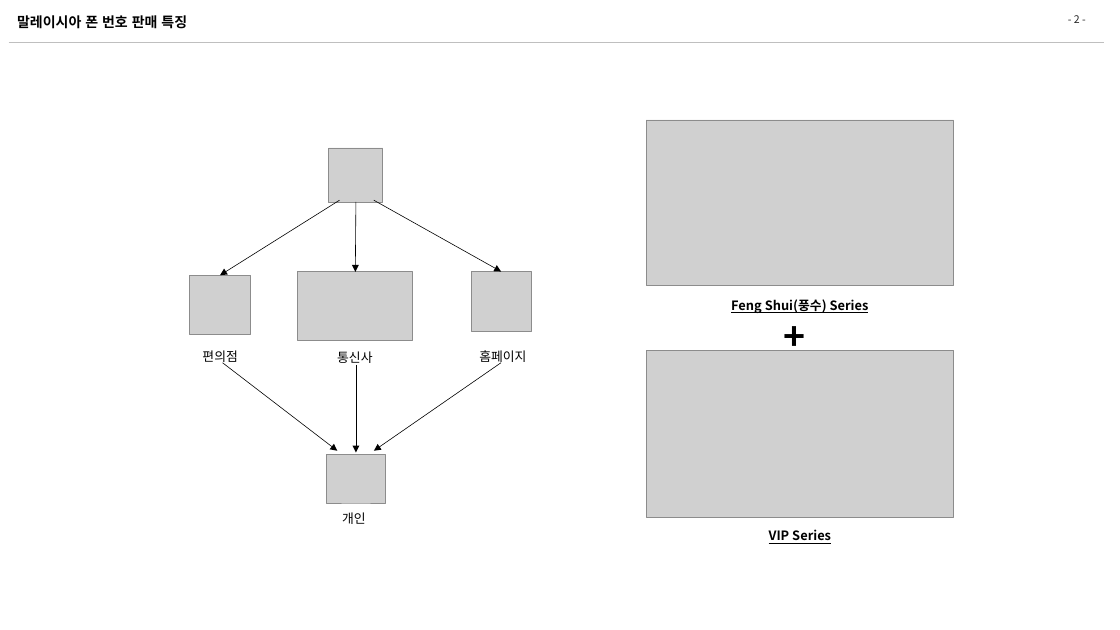
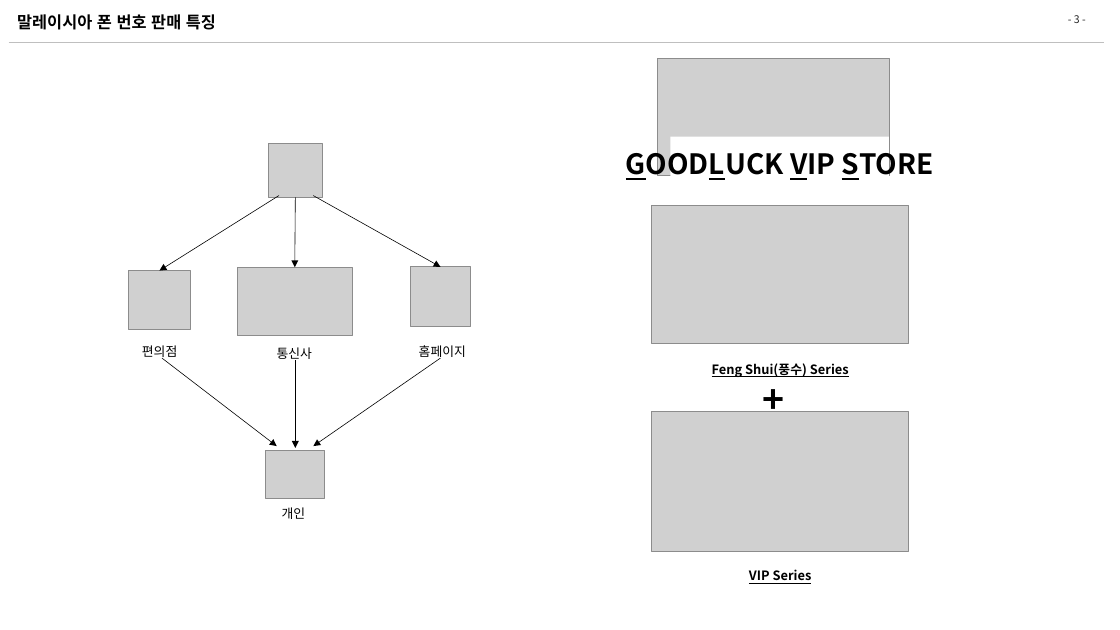
Before and after one commit to zhengze00/SpringBoot-MariaDB-master, a slide deck: slide 3 of Project File/[SK C&C] 인턴PT_오정택.pptx (slide 2 before the commit). Drawn at 1120x630 pixels with LibreOffice and Linux fonts; fonts in the diff are those of the drawing; grey boxes stand for pictures. Boxes give left, top, right and bottom in pixels: in the first picture for what was removed or moved away, otherwise in the second. Text is boxed around its words. In the diff, an @@ line names an element or a change of style, - is before the commit and + after.

```diff
--- a/Project File/[SK C&C] 인턴PT_오정택.pptx
+++ b/Project File/[SK C&C] 인턴PT_오정택.pptx
@@ title "말레이시아 폰 번호 판매 특징" at <box>17,14,216,30</box>: size 12 to 14 pt @@
@@ picture added at <box>658,58,890,175</box> @@
@@ picture removed at <box>646,120,954,286</box> @@
@@ rectangle added at <box>670,137,889,181</box>, fill #FFFFFF, 24 pt, text #000000, bold @@
+GOODLUCK VIP STORE
@@ picture added at <box>652,205,909,344</box> @@
@@ rectangle removed at <box>775,308,813,348</box> @@
-+
@@ 6 arrows, 5 pictures, 3 texts, 1 rectangle: place and size @@
-6 arrows, 5 pictures, 3 texts, 1 rectangle at <box>189,148,531,526</box>
+6 arrows, 5 pictures, 3 texts, 1 rectangle at <box>129,144,471,521</box>
@@ text "Feng Shui(풍수) Series": place and size @@
-text "Feng Shui(풍수) Series" at <box>731,299,869,313</box>
+text "Feng Shui(풍수) Series" at <box>712,363,849,377</box>
@@ text added at <box>754,381,786,402</box>, 32 pt, text #000000, bold @@
++
@@ picture: place and size @@
-picture at <box>646,350,954,518</box>
+picture at <box>652,412,909,551</box>
@@ text "VIP Series" rewrapped from <box>646,521,954,547</box> to <box>749,569,812,584</box> @@
```
Also in this commit, not shown: 2 other slides changed, 1 slide added, 29 slides removed, 2 other files.
